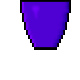
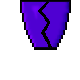
Two versions of the same layered image (80 × 80). Layer-by-layer changes:
added layer "no stamina" above "Layer 2" over [38, 1, 52, 48]
hid "Layer 2" over [38, 1, 52, 48]
